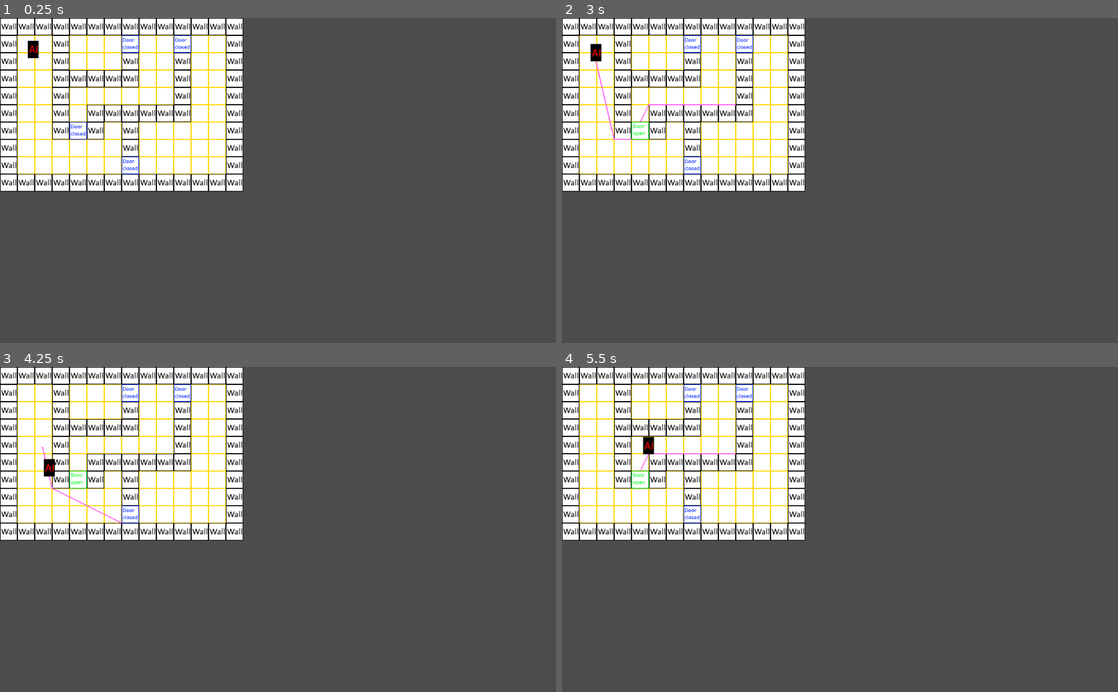
Above: before the commit, frames 1-4 (two rows, left to right).
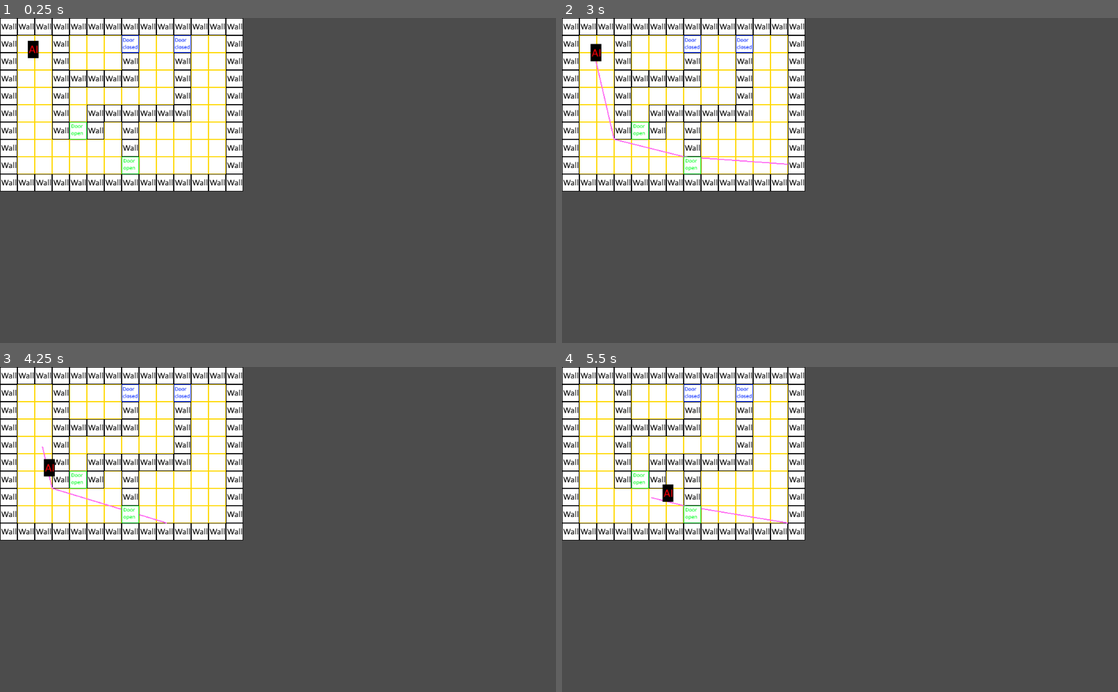
Above: after the commit, the same moments.

Repository: AppleJuiceStudios/LD46
Game: Godot game, scene res://levels/ai_playground.tscn
Two runs of this game, one before a commit and one after it. Both use one fixed random seed, a clock stepped at 60 frames per second and the inputs below.
Inputs (mouse positions are in pixels of both pictures, inside the frame that each line leads up to):
- Up to frame 1 (0.25 s): no input
- Up to frame 2 (3 s): click (639, 131) at 0.52 s; click (639, 131) at 1.27 s; click (639, 131) at 2.02 s; tap Enter at 2.75 s; move the mouse to (962, 164) at 2.77 s; click (962, 164) at 2.92 s
- Up to frame 3 (4.25 s): move the mouse to (166, 545) at 3.52 s; click (166, 545) at 3.67 s
- Up to frame 4 (5.5 s): move the mouse to (895, 458) at 4.27 s; click (895, 458) at 4.42 s; move the mouse to (812, 594) at 5.02 s; click (812, 594) at 5.17 s

The runs differ from the first frame. In frame 1, 0.2% of the frame differs, in the area x 12-25%, y 31-49%; in frame 2, 0.3%; in frame 3, 0.2%; in frame 4, 0.5%, in the area x 14-41%, y 21-49%.

Commit message:
Export initial state of door

Diff:
--- a/LD46/characters/Door.gd
+++ b/LD46/characters/Door.gd
@@ -1,24 +1,25 @@
-extends Button
+extends Sprite
 
 var _tex_open   = preload("res://assets/door/open.png")
 var _tex_closed = preload("res://assets/door/closed.png")
-var isOpen = true;
+export var isOpen = true;
 
 
-# Called when the node enters the scene tree for the first time.
 func _ready():
-	pass # Replace with function body.
+	_updateTextureAndNavigation();
 
 
 # Called every frame. 'delta' is the elapsed time since the previous frame.
 #func _process(delta):
 #	pass
 
+func _updateTextureAndNavigation() -> void:
+	get_node("NavigationPolygonInstance").set_enabled(isOpen);
+	if isOpen:
+		texture = _tex_open;
+	else:
+		texture = _tex_closed;
 
 func _on_Button_pressed():
 	isOpen = !isOpen;
-	get_parent().get_node("NavigationPolygonInstance").set_enabled(isOpen);
-	if isOpen:
-		get_parent().texture = _tex_open;
-	else:
-		get_parent().texture = _tex_closed;
+	_updateTextureAndNavigation();
--- a/LD46/characters/Door.tscn
+++ b/LD46/characters/Door.tscn
@@ -12,6 +12,7 @@
 position = Vector2( 16, 16 )
 z_index = 4
 texture = ExtResource( 2 )
+script = ExtResource( 1 )
 
 [node name="Button" type="Button" parent="."]
 show_behind_parent = true
@@ -20,7 +21,6 @@
 margin_right = 16.0
 margin_bottom = 16.0
 action_mode = 0
-script = ExtResource( 1 )
 __meta__ = {
 "_edit_use_anchors_": false
 }
@@ -28,4 +28,4 @@
 [node name="NavigationPolygonInstance" type="NavigationPolygonInstance" parent="."]
 navpoly = SubResource( 1 )
 enabled = false
-[connection signal="pressed" from="Button" to="Button" method="_on_Button_pressed"]
+[connection signal="pressed" from="Button" to="." method="_on_Button_pressed"]
--- a/LD46/levels/ai_playground.tscn
+++ b/LD46/levels/ai_playground.tscn
@@ -15,9 +15,11 @@
 
 [node name="Door2" parent="Navigation2D" instance=ExtResource( 4 )]
 position = Vector2( 336, 48 )
+isOpen = false
 
 [node name="Door3" parent="Navigation2D" instance=ExtResource( 4 )]
 position = Vector2( 240, 48 )
+isOpen = false
 
 [node name="Door4" parent="Navigation2D" instance=ExtResource( 4 )]
 position = Vector2( 240, 272 )
